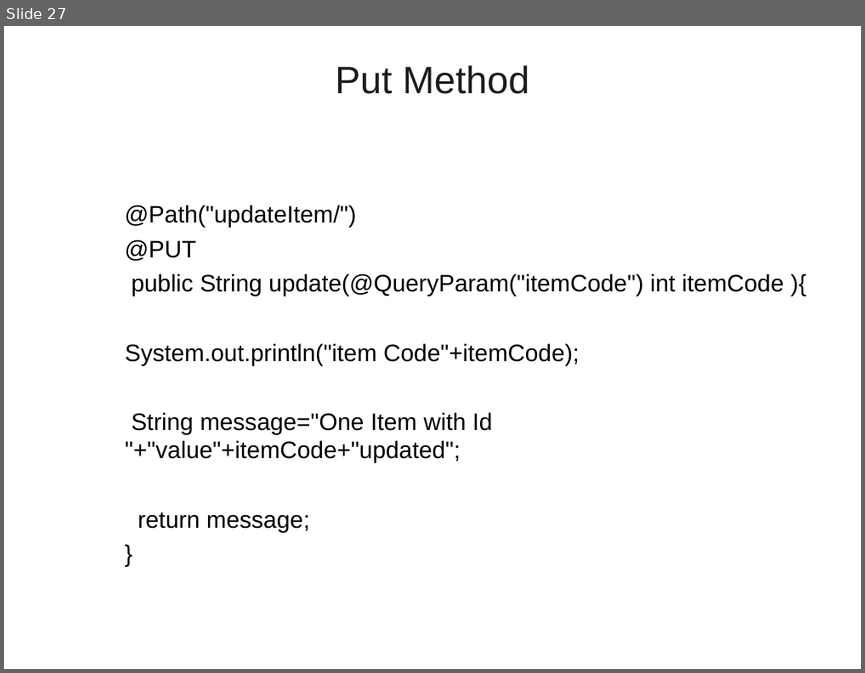
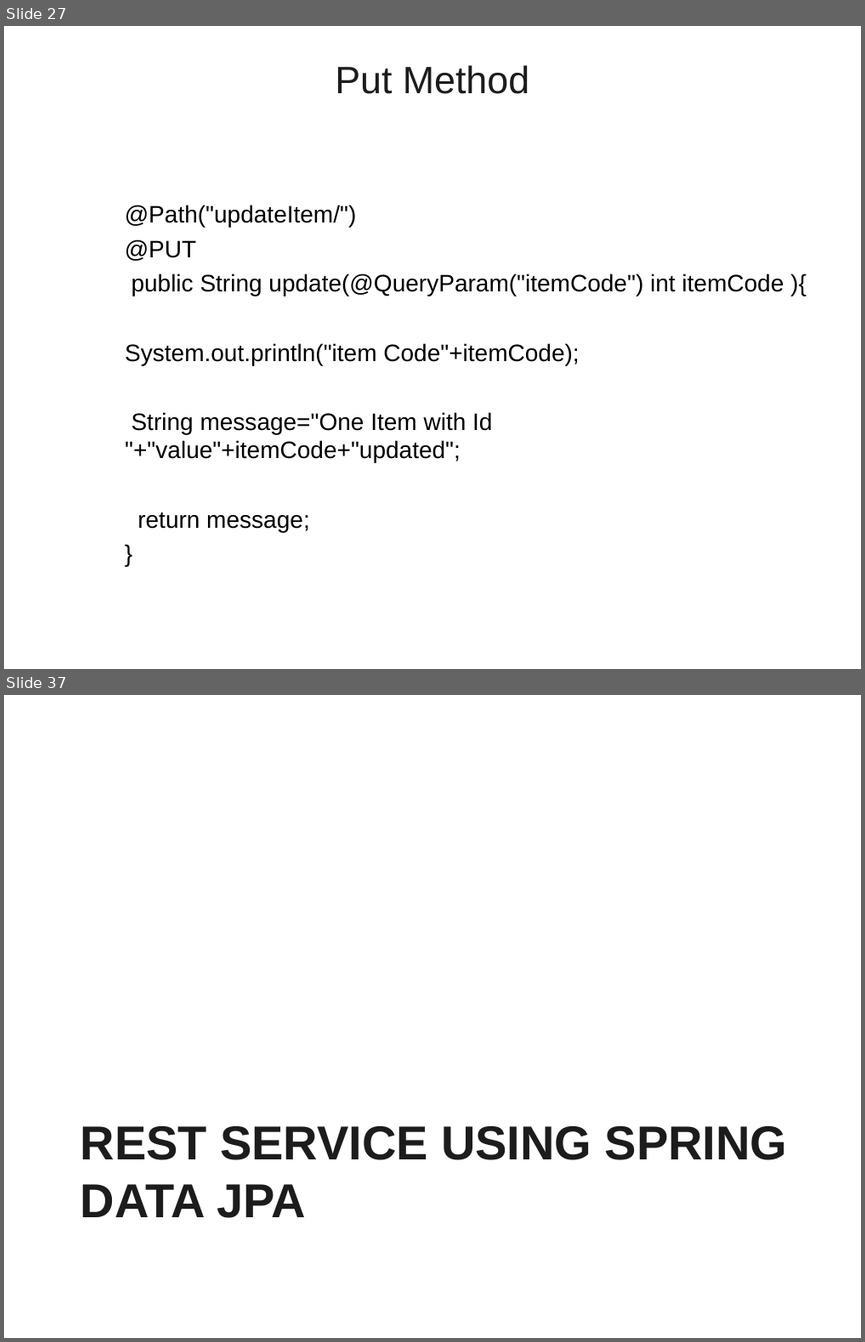
Before and after one commit to vatsanTraining/tieto_2022, a slide deck: Rest_WebService.ppt. Shown one above the other, each under a label of ours: slide 27 before the commit, slides 27 and 37 after it; the slides between them are not shown. The pictures are 865x673 and 865x1342 pixels, drawn with LibreOffice and Linux fonts; fonts in the diff are those of the drawing; background and template pictures are left out. Boxes give left, top, right and bottom in pixels: in the first picture for what was removed or moved away, otherwise in the second. Text is boxed around its words. In the diff, an @@ line names an element or a change of style, - is before the commit and + after.

```diff
--- a/Rest_WebService.ppt
+++ b/Rest_WebService.ppt
@@ slide 37 added at [4, 695, 861, 1338], background picture (left out) @@
@@ title added at [80, 1126, 787, 1218], 40 pt, text #1C1C1C, bold @@
+REST SERVICE USING SPRING DATA JPA
```
Also in this commit, not shown: 32 other slides added.
